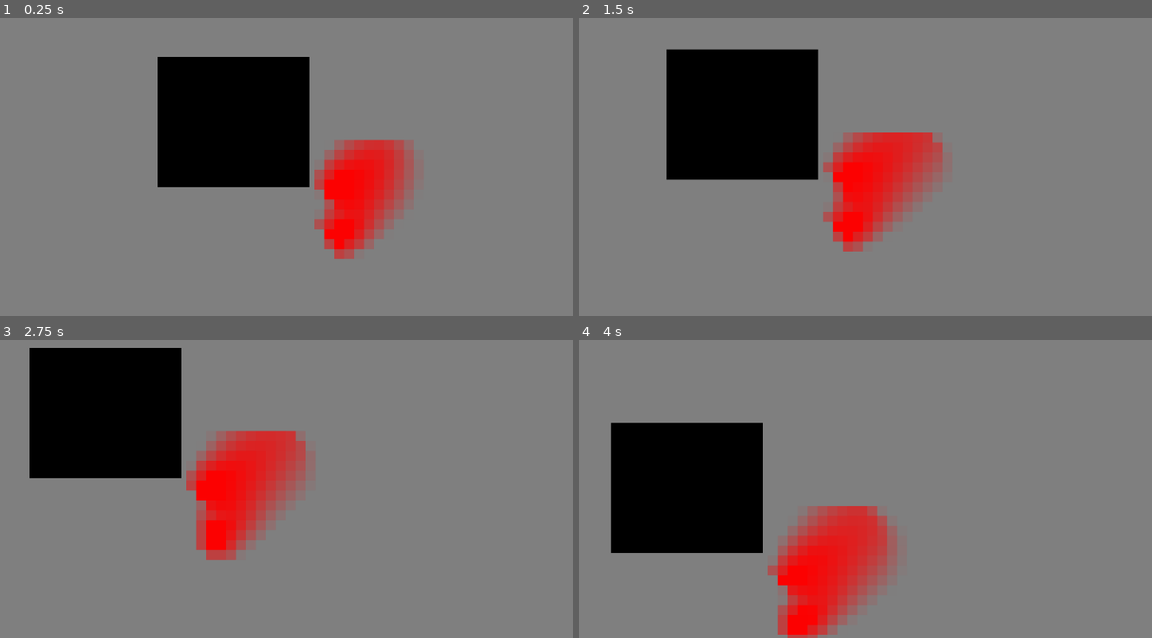
Above: before the commit, frames 1-4 (two rows, left to right).
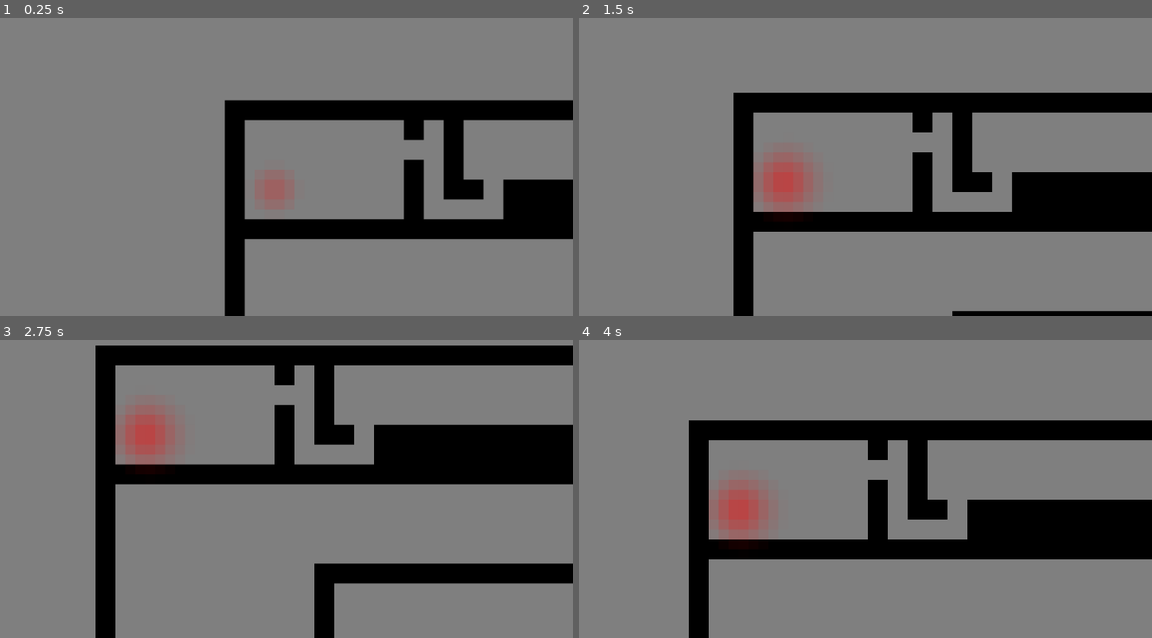
Above: after the commit, the same moments.

Repository: Mr-Slurpy/Thermal-Shift
Game: Godot game, scene res://world.tscn
Two runs of this game, one before a commit and one after it. Both use one fixed random seed, a clock stepped at 60 frames per second and the inputs below.
Inputs:
- Up to frame 1 (0.25 s): no input
- Up to frame 2 (1.5 s): hold D 0.53-1.28 s; hold S from 1.28 s (still down)
- Up to frame 3 (2.75 s): release S at 2.03 s; hold D from 2.03 s (still down)
- Up to frame 4 (4 s): release D at 2.78 s; hold W 2.78-3.53 s; hold A from 3.53 s (still down)

The runs differ from the first frame. In frame 1, 27% of the frame differs, in the area x 27-100%, y 13-100%; in frame 2, 31%; in frame 3, 36%, in the area x 5-100%, y 1-100%; in frame 4, 31%.

Commit message:
Added tutorial level (Not finished!)

Diff:
--- a/entity/heater/heater.gd
+++ b/entity/heater/heater.gd
@@ -1,4 +1,6 @@
 extends RigidBody2D
+
+export(float, 0.0, 1.0) var heat = 0.042
 
 func _ready():
 	Field.add(self, $Mask)
--- a/entity/heater/heater.tscn
+++ b/entity/heater/heater.tscn
@@ -1,14 +1,14 @@
-[gd_scene load_steps=5 format=2]
+[gd_scene load_steps=6 format=2]
 
 [ext_resource path="res://entity/heater/heater.gd" type="Script" id=1]
 
-[sub_resource type="CanvasItemMaterial" id=3]
+[sub_resource type="CanvasItemMaterial" id=1]
 
 render_priority = 0
 blend_mode = 1
 light_mode = 0
 
-[sub_resource type="GDScript" id=1]
+[sub_resource type="GDScript" id=2]
 
 script/source = "extends Node2D
 
@@ -16,23 +16,28 @@
 	pass
 
 func _draw():
-	draw_circle(Vector2(0, 0), 2, Color(1.0, 0.0, 0.0))
-	draw_circle(Vector2(0, 0), 10, Color(0.0, 0.1, 0.1))
+	draw_circle(Vector2(0, 0), 2, Color(get_parent().master_node.heat, 0.0, 0.0))
+	#draw_circle(Vector2(0, 0), 10, Color(0.0, 0.1, 0.1))
 "
 
-[sub_resource type="CircleShape2D" id=2]
+[sub_resource type="RectangleShape2D" id=3]
 
 custom_solver_bias = 0.0
-radius = 39.3402
+extents = Vector2( 12, 12 )
+
+[sub_resource type="CircleShape2D" id=4]
+
+custom_solver_bias = 0.0
+radius = 4.0
 
 [node name="Heater" type="RigidBody2D" index="0"]
 
 input_pickable = false
 collision_layer = 1
 collision_mask = 1
-mode = 0
+mode = 2
 mass = 100.0
-friction = 1.0
+friction = 0.0
 bounce = 0.0
 gravity_scale = 1.0
 custom_integrator = false
@@ -46,13 +51,38 @@
 angular_velocity = 0.0
 angular_damp = -1.0
 script = ExtResource( 1 )
+heat = 0.042
 
 [node name="Mask" type="Node2D" parent="." index="0"]
 
-material = SubResource( 3 )
-script = SubResource( 1 )
+material = SubResource( 1 )
+script = SubResource( 2 )
 _sections_unfolded = [ "Material" ]
 
 [node name="CollisionShape2D" type="CollisionShape2D" parent="." index="1"]
 
-shape = SubResource( 2 )
+shape = SubResource( 3 )
+
+[node name="CollisionShape2D2" type="CollisionShape2D" parent="." index="2"]
+
+position = Vector2( 12, 12 )
+shape = SubResource( 4 )
+_sections_unfolded = [ "Transform" ]
+
+[node name="CollisionShape2D3" type="CollisionShape2D" parent="." index="3"]
+
+position = Vector2( -12, -12 )
+shape = SubResource( 4 )
+_sections_unfolded = [ "Transform" ]
+
+[node name="CollisionShape2D4" type="CollisionShape2D" parent="." index="4"]
+
+position = Vector2( 12, -12 )
+shape = SubResource( 4 )
+_sections_unfolded = [ "Transform" ]
+
+[node name="CollisionShape2D5" type="CollisionShape2D" parent="." index="5"]
+
+position = Vector2( -12, 12 )
+shape = SubResource( 4 )
+_sections_unfolded = [ "Transform" ]
--- /dev/null
+++ b/entity/wall/wall.tscn
@@ -0,0 +1,29 @@
+[gd_scene load_steps=3 format=2]
+
+[ext_resource path="res://entity/pixel.png" type="Texture" id=1]
+
+[sub_resource type="RectangleShape2D" id=1]
+
+custom_solver_bias = 0.0
+extents = Vector2( 16, 16 )
+
+[node name="Wall" type="StaticBody2D" index="0"]
+
+input_pickable = false
+collision_layer = 1
+collision_mask = 1
+constant_linear_velocity = Vector2( 0, 0 )
+constant_angular_velocity = 0.0
+friction = 1.0
+bounce = 0.0
+
+[node name="Sprite" type="Sprite" parent="." index="0"]
+
+modulate = Color( 0, 0, 0, 1 )
+scale = Vector2( 32, 32 )
+texture = ExtResource( 1 )
+_sections_unfolded = [ "Visibility" ]
+
+[node name="CollisionShape" type="CollisionShape2D" parent="." index="1"]
+
+shape = SubResource( 1 )
--- /dev/null
+++ b/level/tutorial/tutorial.tscn
@@ -0,0 +1,114 @@
+[gd_scene load_steps=4 format=2]
+
+[ext_resource path="res://player/player.tscn" type="PackedScene" id=1]
+[ext_resource path="res://entity/wall/wall.tscn" type="PackedScene" id=2]
+[ext_resource path="res://entity/heater/heater.tscn" type="PackedScene" id=3]
+
+[node name="Tutorial" type="Node" index="0"]
+
+[node name="Player" parent="." index="0" instance=ExtResource( 1 )]
+
+position = Vector2( 48, 48 )
+z_index = 1000
+
+[node name="LeftWall" parent="." index="1" instance=ExtResource( 2 )]
+
+position = Vector2( 16, 496 )
+scale = Vector2( 1, 31 )
+_sections_unfolded = [ "Transform" ]
+
+[node name="RightWall" parent="." index="2" instance=ExtResource( 2 )]
+
+position = Vector2( 1040, 496 )
+scale = Vector2( 1, 31 )
+_sections_unfolded = [ "Transform" ]
+
+[node name="TopWall" parent="." index="3" instance=ExtResource( 2 )]
+
+position = Vector2( 528, 16 )
+scale = Vector2( 31, 1 )
+_sections_unfolded = [ "Transform" ]
+
+[node name="BotWall" parent="." index="4" instance=ExtResource( 2 )]
+
+position = Vector2( 528, 976 )
+scale = Vector2( 31, 1 )
+_sections_unfolded = [ "Transform" ]
+
+[node name="Walls" type="Node" parent="." index="5"]
+
+[node name="Wall" parent="Walls" index="0" instance=ExtResource( 2 )]
+
+position = Vector2( 176, 208 )
+scale = Vector2( 9, 1 )
+_sections_unfolded = [ "Transform" ]
+
+[node name="Wall2" parent="Walls" index="1" instance=ExtResource( 2 )]
+
+position = Vector2( 304, 176 )
+_sections_unfolded = [ "Transform" ]
+
+[node name="Wall3" parent="Walls" index="2" instance=ExtResource( 2 )]
+
+position = Vector2( 304, 144 )
+_sections_unfolded = [ "Transform" ]
+
+[node name="Wall4" parent="Walls" index="3" instance=ExtResource( 2 )]
+
+position = Vector2( 304, 112 )
+_sections_unfolded = [ "Transform" ]
+
+[node name="Wall5" parent="Walls" index="4" instance=ExtResource( 2 )]
+
+position = Vector2( 304, 48 )
+_sections_unfolded = [ "Transform" ]
+
+[node name="Wall11" parent="Walls" index="5" instance=ExtResource( 2 )]
+
+position = Vector2( 368, 464 )
+scale = Vector2( 1, 5 )
+_sections_unfolded = [ "Transform" ]
+
+[node name="Wall7" parent="Walls" index="6" instance=ExtResource( 2 )]
+
+position = Vector2( 368, 80 )
+scale = Vector2( 1, 3 )
+_sections_unfolded = [ "Transform" ]
+
+[node name="Wall12" parent="Walls" index="7" instance=ExtResource( 2 )]
+
+position = Vector2( 656, 176 )
+scale = Vector2( 13, 3 )
+_sections_unfolded = [ "Transform" ]
+
+[node name="Wall9" parent="Walls" index="8" instance=ExtResource( 2 )]
+
+position = Vector2( 368, 144 )
+_sections_unfolded = [ "Transform" ]
+
+[node name="Wall10" parent="Walls" index="9" instance=ExtResource( 2 )]
+
+position = Vector2( 400, 144 )
+_sections_unfolded = [ "Transform" ]
+
+[node name="Wall6" parent="Walls" index="10" instance=ExtResource( 2 )]
+
+position = Vector2( 368, 208 )
+scale = Vector2( 11, 1 )
+_sections_unfolded = [ "Transform" ]
+
+[node name="Wall13" parent="Walls" index="11" instance=ExtResource( 2 )]
+
+position = Vector2( 272, 560 )
+scale = Vector2( 7, 1 )
+_sections_unfolded = [ "Transform" ]
+
+[node name="Wall8" parent="Walls" index="12" instance=ExtResource( 2 )]
+
+position = Vector2( 688, 368 )
+scale = Vector2( 21, 1 )
+_sections_unfolded = [ "Transform" ]
+
+[node name="Heater" parent="." index="6" instance=ExtResource( 3 )]
+
+position = Vector2( 80, 144 )
--- a/player/player.tscn
+++ b/player/player.tscn
@@ -54,7 +54,7 @@
 drag_margin_top = 0.2
 drag_margin_right = 0.2
 drag_margin_bottom = 0.2
-editor_draw_screen = true
+editor_draw_screen = false
 editor_draw_limits = false
 editor_draw_drag_margin = false
-_sections_unfolded = [ "Smoothing" ]
+_sections_unfolded = [ "Editor" ]
--- a/project.godot
+++ b/project.godot
@@ -19,6 +19,10 @@
 
 Field="*res://temperature/temperature.gd"
 
+[display]
+
+window/vsync/use_vsync=false
+
 [physics]
 
 2d/default_gravity=0
--- a/temperature/temperature.shader
+++ b/temperature/temperature.shader
@@ -29,7 +29,7 @@
 	float heat = center.r * (1.0 - conduct) + (center.r + up + left + right + down) * conduct * 0.2;
 	heat -= 0.5;
 	//heat *= multiplier; // Use this if you don't want to take conductivity into account
-	heat *= multiplier * conduct + (1.0 - conduct);
+	heat = heat * multiplier * conduct + heat * (1.0 - conduct);
 	heat += 0.5;
 
 	//wind *= max(0, 1.0 - delta * 4.0);
--- a/temperature/temperature_view.shader
+++ b/temperature/temperature_view.shader
@@ -6,6 +6,6 @@
 void fragment(){
 	float heat = texture(TEXTURE, UV).r;
 	COLOR = texture(gradient, vec2(heat, 0));
-	//COLOR.a *= 0.5;
+	COLOR.a *= 0.5;
 	//COLOR = vec4(1, COLOR.gb, 1);
 }
--- a/world.gd
+++ b/world.gd
@@ -3,3 +3,11 @@
 func _enter_tree():
 	Field.field = $Field
 	$Sprite.scale = Vector2(Field.FIELD_TO_WORLD, Field.FIELD_TO_WORLD)
+
+func _ready():
+	var level = preload("res://level/tutorial/tutorial.tscn").instance()
+	add_child(level)
+	move_child(level, 0)
+
+func new_world(world):
+	pass
--- a/world.tscn
+++ b/world.tscn
@@ -1,39 +1,37 @@
-[gd_scene load_steps=12 format=2]
+[gd_scene load_steps=10 format=2]
 
 [ext_resource path="res://world.gd" type="Script" id=1]
-[ext_resource path="res://player/player.tscn" type="PackedScene" id=2]
-[ext_resource path="res://entity/heater/heater.tscn" type="PackedScene" id=3]
-[ext_resource path="res://temperature/temperature.shader" type="Shader" id=4]
-[ext_resource path="res://temperature/conduction.png" type="Texture" id=5]
-[ext_resource path="res://temperature/temperature_view.shader" type="Shader" id=6]
+[ext_resource path="res://temperature/temperature.shader" type="Shader" id=2]
+[ext_resource path="res://temperature/conduction.png" type="Texture" id=3]
+[ext_resource path="res://temperature/temperature_view.shader" type="Shader" id=4]
 
-[sub_resource type="ShaderMaterial" id=5]
+[sub_resource type="ShaderMaterial" id=1]
 
 render_priority = 0
-shader = ExtResource( 4 )
+shader = ExtResource( 2 )
 shader_param/delta = 0.016
-shader_param/conduction = ExtResource( 5 )
+shader_param/conduction = ExtResource( 3 )
 _sections_unfolded = [ "shader_param" ]
 
-[sub_resource type="Gradient" id=6]
+[sub_resource type="Gradient" id=2]
 
 offsets = PoolRealArray( 0, 0.4, 0.6, 1 )
 colors = PoolColorArray( 0, 0, 1, 1, 0, 0, 1, 0, 1, 0, 0, 0, 1, 0, 0, 1 )
 
-[sub_resource type="GradientTexture" id=7]
+[sub_resource type="GradientTexture" id=3]
 
 flags = 4
-gradient = SubResource( 6 )
+gradient = SubResource( 2 )
 width = 2048
 
-[sub_resource type="ShaderMaterial" id=8]
+[sub_resource type="ShaderMaterial" id=4]
 
 render_priority = 0
-shader = ExtResource( 6 )
-shader_param/gradient = SubResource( 7 )
+shader = ExtResource( 4 )
+shader_param/gradient = SubResource( 3 )
 _sections_unfolded = [ "shader_param" ]
 
-[sub_resource type="ViewportTexture" id=9]
+[sub_resource type="ViewportTexture" id=5]
 
 resource_local_to_scene = true
 flags = 0
@@ -43,23 +41,7 @@
 
 script = ExtResource( 1 )
 
-[node name="Player" parent="." index="0" instance=ExtResource( 2 )]
-
-z_index = 100
-z_as_relative = false
-_sections_unfolded = [ "Z Index" ]
-
-[node name="Heater" parent="." index="1" instance=ExtResource( 3 )]
-
-position = Vector2( 134.052, 132.589 )
-_sections_unfolded = [ "Linear" ]
-
-[node name="Heater2" parent="." index="2" instance=ExtResource( 3 )]
-
-position = Vector2( 134.052, 132.589 )
-_sections_unfolded = [ "Linear" ]
-
-[node name="Field" type="Viewport" parent="." index="3"]
+[node name="Field" type="Viewport" parent="." index="0"]
 
 editor/display_folded = true
 arvr = false
@@ -107,27 +89,9 @@
 color = Color( 1, 1, 1, 1 )
 _sections_unfolded = [ "Material" ]
 
-[node name="ColorRect" type="ColorRect" parent="." index="4"]
+[node name="Sprite" type="Sprite" parent="." index="1"]
 
-anchor_left = 0.0
-anchor_top = 0.0
-anchor_right = 0.0
-anchor_bottom = 0.0
-margin_left = -156.0
-margin_top = -118.0
-margin_right = 88.0
-margin_bottom = 92.0
-rect_pivot_offset = Vector2( 0, 0 )
-rect_clip_content = false
-mouse_filter = 0
-mouse_default_cursor_shape = 0
-size_flags_horizontal = 1
-size_flags_vertical = 1
-color = Color( 0, 0, 0, 1 )
-
-[node name="Sprite" type="Sprite" parent="." index="5"]
-
-material = SubResource( 8 )
-texture = SubResource( 9 )
+material = SubResource( 4 )
+texture = SubResource( 5 )
 centered = false
 _sections_unfolded = [ "Material", "Offset", "Transform" ]
Binary file added: entity/pixel.png
Not shown, added: entity/pixel.png.import
Not shown: 1 places in world.tscn that only renumber resources
